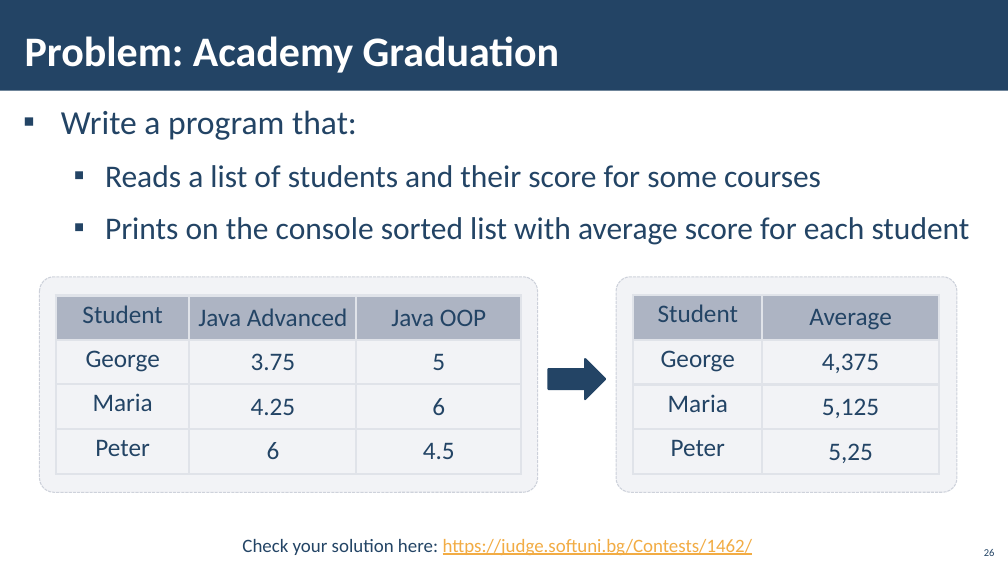
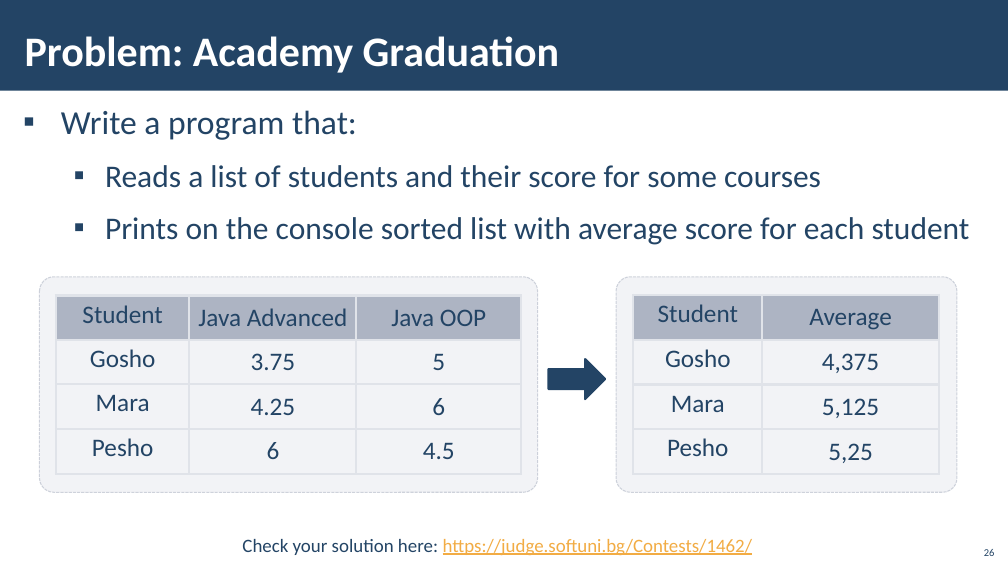
Before and after one commit to PetarPechev/Learning-Software-development, a slide deck: slide 26 of SoftUni/Java/Java Advanced/03. Sets and Maps Advanced/03. Java-Advanced-Sets-and-Maps-Advanced.pptx. Drawn at 1008x567 pixels with LibreOffice and Linux fonts; fonts in the diff are those of the drawing; background and template pictures are left out. Boxes give left, top, right and bottom in pixels: in the first picture for what was removed or moved away, otherwise in the second. Text is boxed around its words. In the diff, an @@ line names an element or a change of style, - is before the commit and + after.

Commit message:
Update problem descriptions

```diff
--- a/SoftUni/Java/Java Advanced/03. Sets and Maps Advanced/03. Java-Advanced-Sets-and-Maps-Advanced.pptx
+++ b/SoftUni/Java/Java Advanced/03. Sets and Maps Advanced/03. Java-Advanced-Sets-and-Maps-Advanced.pptx
@@ table at <box>56,296,522,474</box> @@
-row 2, column 1: George
+row 2, column 1: Gosho
-row 3, column 1: Maria
+row 3, column 1: Mara
-row 4, column 1: Peter
+row 4, column 1: Pesho
@@ table at <box>633,295,938,474</box> @@
-row 2, column 1: George
+row 2, column 1: Gosho
-row 3, column 1: Maria
+row 3, column 1: Mara
-row 4, column 1: Peter
+row 4, column 1: Pesho
```
Also in this commit, not shown: 20 other slides changed, 2 other files.
